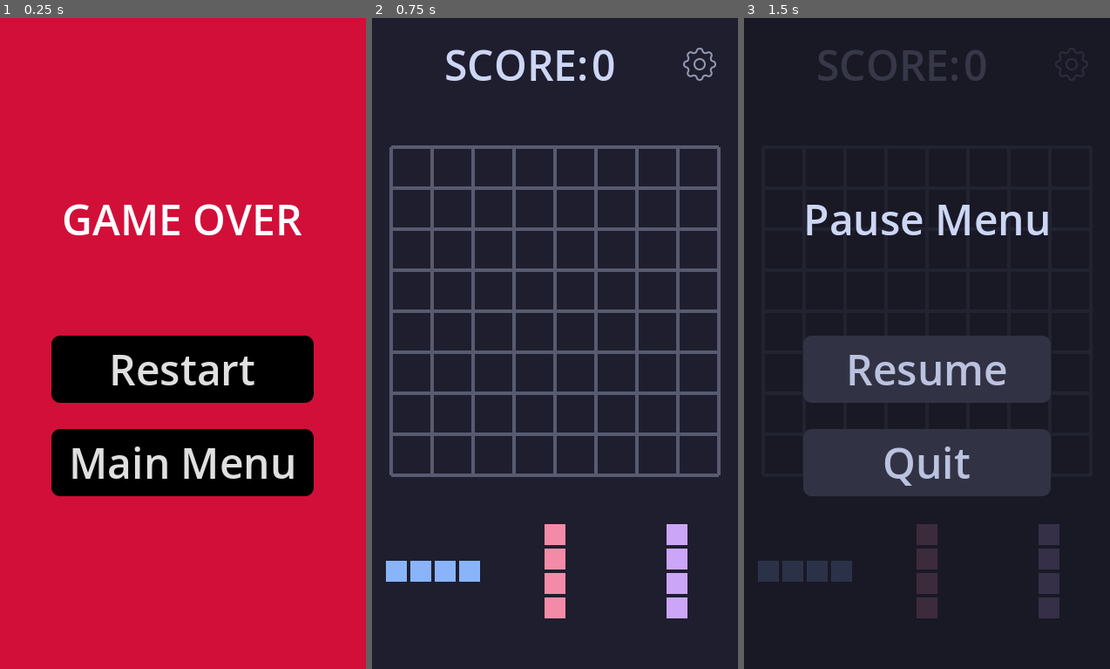
Above: before the commit, frames 1-3 (left to right).
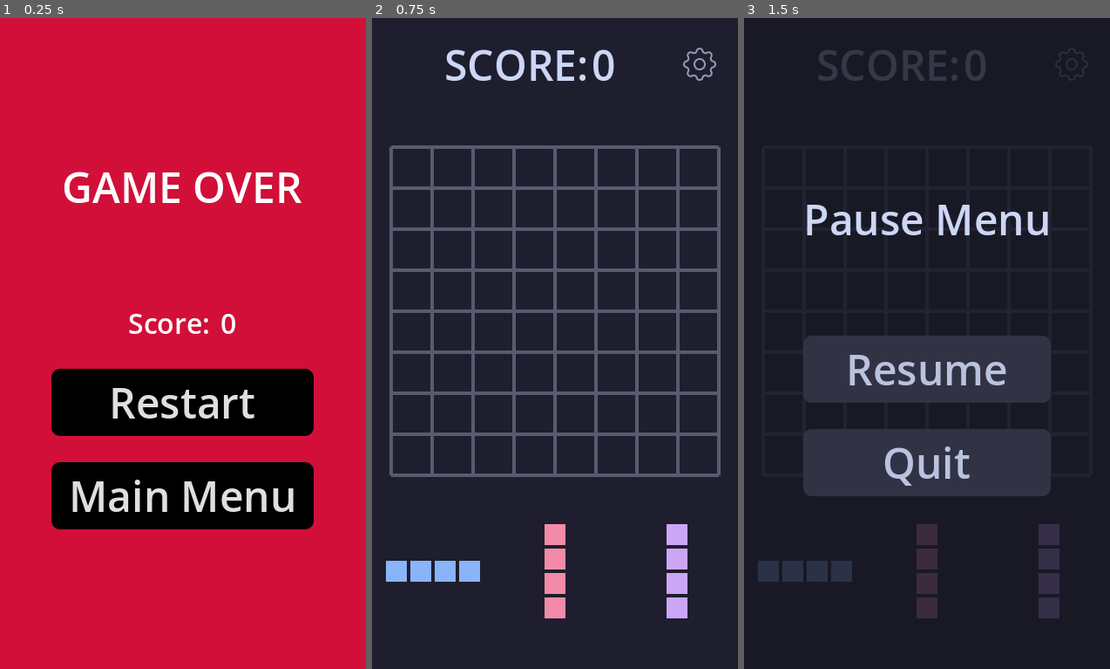
Above: after the commit, the same moments.

Repository: Piernikkk/librast
Game: Godot game, scene res://scenes/game_over.tscn
Same seed, same stepped clock (60 frames per second), same inputs: the game is played once before the commit and once after it. This scene is started directly instead of the project's main scene.
Inputs (mouse positions are in pixels of both pictures, inside the frame that each line leads up to):
- Up to frame 1 (0.25 s): no input
- Up to frame 2 (0.75 s): click "Restart" at 0.5 s
- Up to frame 3 (1.5 s): click (1073, 63) at 1.25 s

The runs differ from the first frame. In frame 1, 18% of the frame differs, in the area x 14-86%, y 23-79%; in frame 2, nothing differs; in frame 3, nothing differs.

Commit message:
Added score indicator on game over screen

Diff:
--- a/scenes/game_over.tscn
+++ b/scenes/game_over.tscn
@@ -98,6 +98,21 @@
 layout_mode = 2
 theme_override_constants/separation = 30
 
+[node name="HBoxContainer" type="HBoxContainer" parent="MarginContainer/VBoxContainer/VBoxContainer"]
+layout_mode = 2
+size_flags_horizontal = 4
+
+[node name="Label" type="Label" parent="MarginContainer/VBoxContainer/VBoxContainer/HBoxContainer"]
+layout_mode = 2
+theme_override_font_sizes/font_size = 32
+text = "Score: "
+
+[node name="HighScore" type="Label" parent="MarginContainer/VBoxContainer/VBoxContainer/HBoxContainer"]
+unique_name_in_owner = true
+layout_mode = 2
+theme_override_font_sizes/font_size = 32
+text = "0"
+
 [node name="Restart" type="Button" parent="MarginContainer/VBoxContainer/VBoxContainer"]
 layout_mode = 2
 theme = SubResource("Theme_racf3")
--- a/scenes/main_scene.tscn
+++ b/scenes/main_scene.tscn
@@ -24,5 +24,6 @@
 script = ExtResource("3_camera")
 
 [node name="GameUI" parent="." instance=ExtResource("4_pu3yx")]
+unique_name_in_owner = true
 
 [connection signal="add_points" from="Grid" to="GameUI" method="_on_grid_add_points"]
--- a/scenes/start_screen.tscn
+++ b/scenes/start_screen.tscn
@@ -55,6 +55,20 @@
 size_flags_vertical = 4
 theme_override_constants/separation = 30
 
+[node name="HBoxContainer" type="HBoxContainer" parent="Main/VBoxContainer/VBoxContainer"]
+layout_mode = 2
+size_flags_horizontal = 4
+
+[node name="Label" type="Label" parent="Main/VBoxContainer/VBoxContainer/HBoxContainer"]
+layout_mode = 2
+theme_override_font_sizes/font_size = 32
+text = "High Score: "
+
+[node name="HighScore" type="Label" parent="Main/VBoxContainer/VBoxContainer/HBoxContainer"]
+layout_mode = 2
+theme_override_font_sizes/font_size = 32
+text = "0"
+
 [node name="Play Button" type="Button" parent="Main/VBoxContainer/VBoxContainer"]
 custom_minimum_size = Vector2(30, 30)
 layout_mode = 2
--- a/scripts/game_over.gd
+++ b/scripts/game_over.gd
@@ -1,5 +1,9 @@
 extends Control
 
+@onready var high_score_label: Label = %HighScore;
+
+func _ready() -> void:
+	high_score_label.text = str(Globals.score);
 
 func _on_restart_pressed() -> void:
 	get_tree().change_scene_to_file("res://scenes/main_scene.tscn");
--- a/scripts/game_ui.gd
+++ b/scripts/game_ui.gd
@@ -22,3 +22,7 @@
 
 func _on_pause_button_pressed() -> void:
 	pause_menu.visible = true;
+
+func game_over() -> void:
+	Globals.score = int(score_label.text);
+	get_tree().change_scene_to_file("res://scenes/game_over.tscn");
--- a/scripts/globals.gd
+++ b/scripts/globals.gd
@@ -32,3 +32,5 @@
 		points = cols * POINT_MULTIPLIER;
 
 	return points;
+
+var score: int = 0;
--- a/scripts/piece_bar.gd
+++ b/scripts/piece_bar.gd
@@ -1,4 +1,6 @@
 extends Node2D
+
+@onready var game_ui = %GameUI;
 
 @onready var block_scene = preload("res://sprites/block.tscn");
 @onready var shape_scene = preload("res://sprites/shape.tscn");
@@ -139,4 +141,4 @@
 				break ;
 
 	if not any_can_fit:
-		get_tree().change_scene_to_file("res://scenes/game_over.tscn");
+		game_ui.call("game_over");
